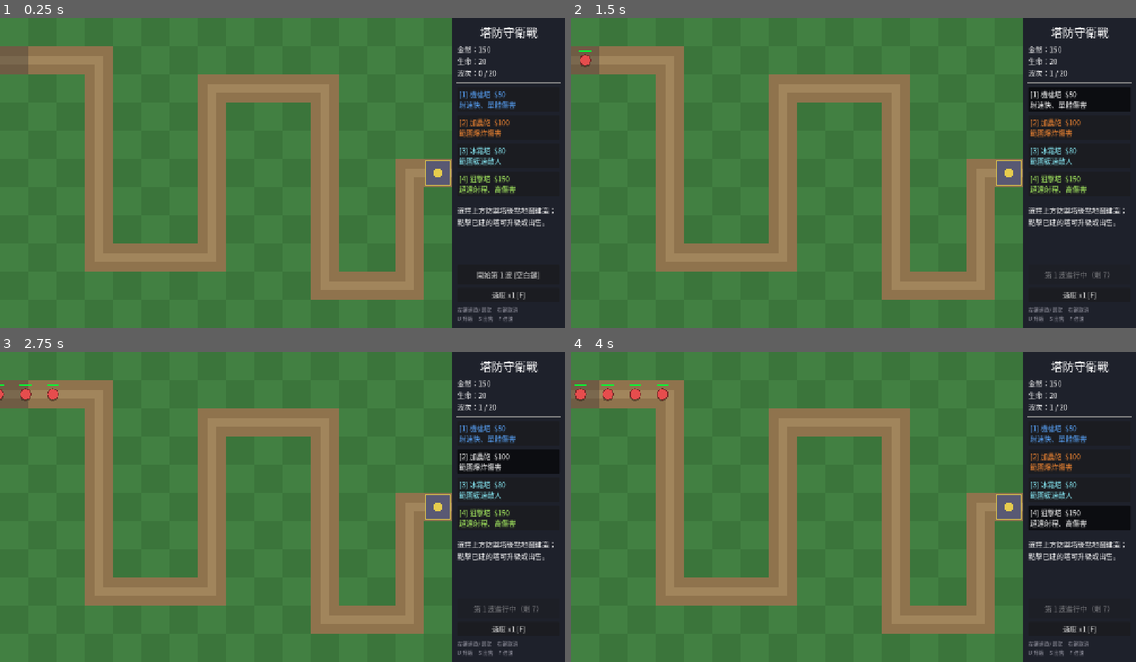
Above: before the commit, frames 1-4 (two rows, left to right).
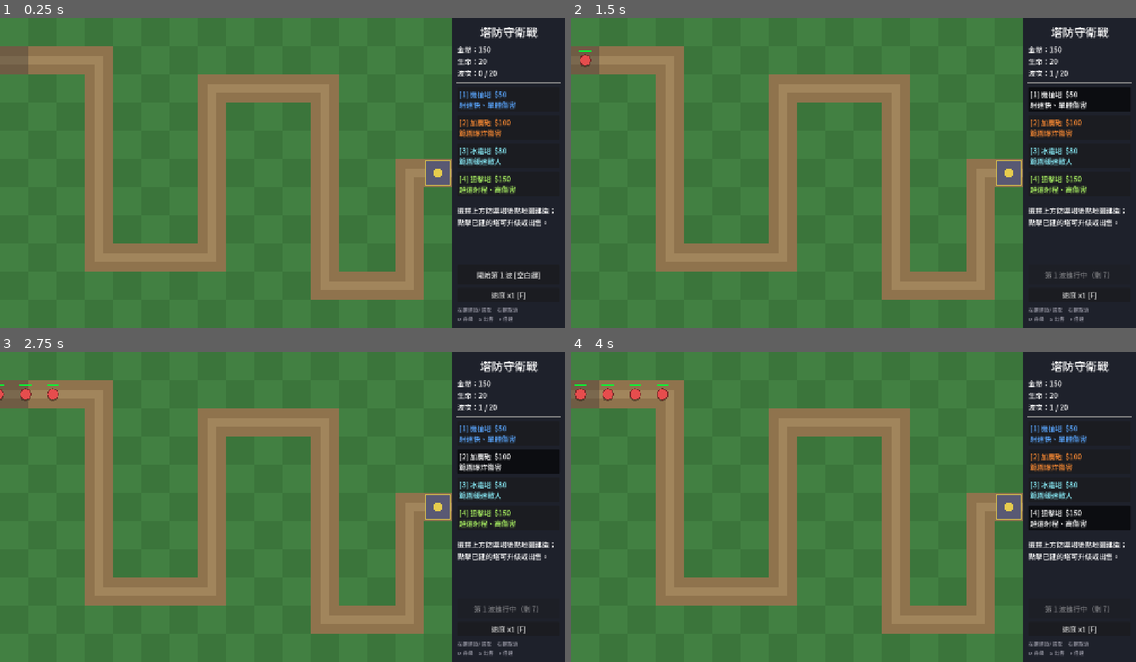
Above: after the commit, the same moments.

Repository: derek-chou/tower
Game: Godot game, scene res://main.tscn
Same seed, same stepped clock (60 frames per second), same inputs: the game is played once before the commit and once after it.
Inputs:
- Up to frame 1 (0.25 s): no input
- Up to frame 2 (1.5 s): click "開始第 1 波 [空白鍵]" at 0.5 s; click "[1] 機槍塔 $50 射速快、單體傷害" at 1.25 s
- Up to frame 3 (2.75 s): click "[2] 加農砲 $100 範圍爆炸傷害" at 2 s
- Up to frame 4 (4 s): click "[3] 冰霜塔 $80 範圍緩速敵人" at 2.75 s; click "[4] 狙擊塔 $150 超遠射程、高傷害" at 3.5 s

The runs differ from the first frame. In frame 1, 1.7% of the frame differs, in the area x 81-98%, y 2-98%; in frame 2, 1.6%; in frame 3, 1.6%; in frame 4, 1.6%.

Commit message:
加入 Web 匯出設定與內嵌中文字型
- 新增 Web 匯出 preset（關閉多執行緒以相容 GitHub Pages）
- 內嵌 Noto Sans TC 子集字型，網頁版也能顯示中文
- 新增 tools/subset_font.sh 重新產生字型子集

Diff:
--- a/scripts/effect.gd
+++ b/scripts/effect.gd
@@ -2,6 +2,9 @@
 extends Node2D
 
 ## 短暫的視覺特效：爆炸圓環或飄浮文字。
+
+## 內嵌的中文子集字型；新增中文字時需執行 tools/subset_font.sh 重新產生。
+const FONT := preload("res://fonts/NotoSansTC-subset.ttf")
 
 var kind := "ring"
 var color := Color.WHITE
@@ -46,5 +49,5 @@
 		draw_circle(Vector2.ZERO, r, Color(color, 0.35 * (1.0 - k)))
 		draw_arc(Vector2.ZERO, r, 0, TAU, 32, Color(color, 1.0 - k), 2.0)
 	else:
-		draw_string(ThemeDB.fallback_font, Vector2(-12, 0), text,
+		draw_string(FONT, Vector2(-12, 0), text,
 				HORIZONTAL_ALIGNMENT_LEFT, -1, 16, Color(color, 1.0 - k))
--- a/scripts/main.gd
+++ b/scripts/main.gd
@@ -346,12 +346,8 @@
 # ---------------------------------------------------------------- UI
 
 func _build_ui() -> void:
-	var font := SystemFont.new()
-	font.font_names = PackedStringArray([
-		"PingFang TC", "Heiti TC", "Microsoft JhengHei", "Noto Sans CJK TC", "sans-serif",
-	])
 	var theme := Theme.new()
-	theme.default_font = font
+	theme.default_font = Effect.FONT
 	theme.default_font_size = 16
 
 	var layer := CanvasLayer.new()
Not shown, added: export_presets.cfg
Binary file added: fonts/NotoSansTC-subset.ttf
Not shown, added: fonts/NotoSansTC-subset.ttf.import
Not shown, added: fonts/OFL.txt
Not shown, changed: .gitignore
Not shown, added: tools/subset_font.sh
